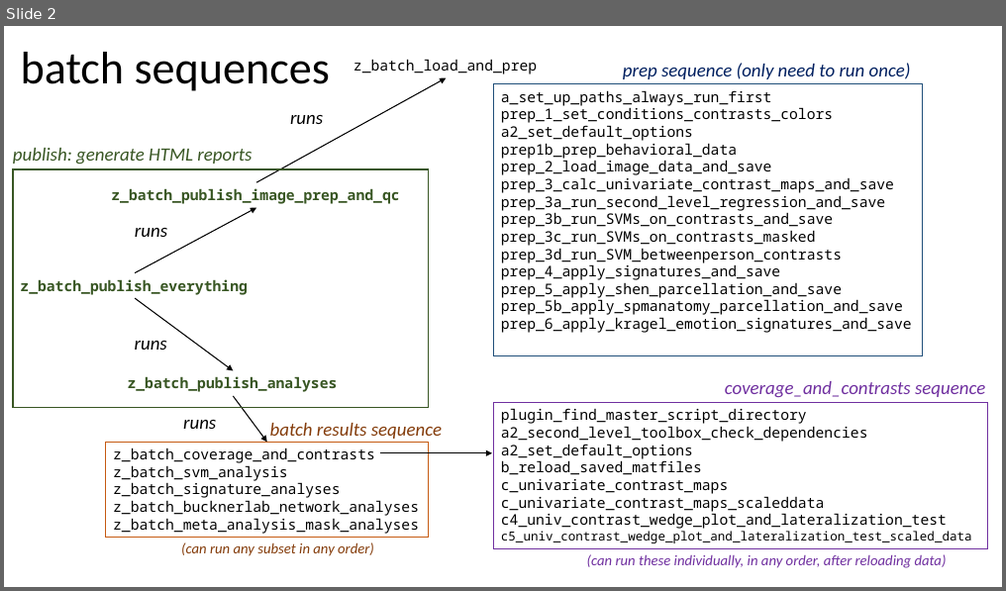
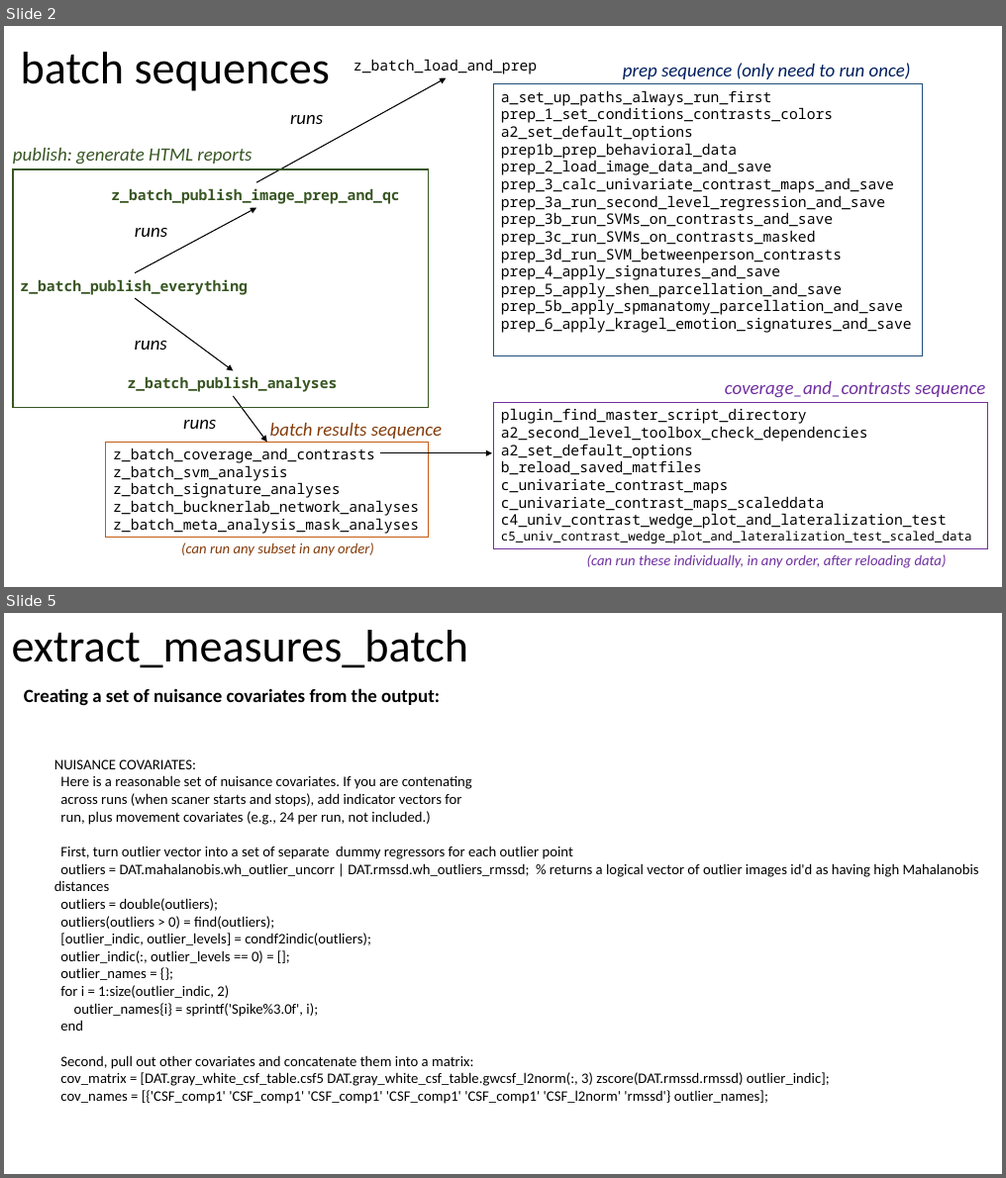
Before and after one commit to canlab/CANlab_help_examples, a slide deck: Second_level_analysis_template_scripts/canlab_second_level_batch_flowcharts.pptx. Shown one above the other, each under a label of ours: slide 2 before the commit, slides 2 and 5 after it; the slides between them are not shown. The pictures are 1006x591 and 1006x1178 pixels, drawn with LibreOffice and Linux fonts; fonts in the diff are those of the drawing. Boxes give left, top, right and bottom in pixels: in the first picture for what was removed or moved away, otherwise in the second. Text is boxed around its words. In the diff, an @@ line names an element or a change of style, - is before the commit and + after.

```diff
--- a/Second_level_analysis_template_scripts/canlab_second_level_batch_flowcharts.pptx
+++ b/Second_level_analysis_template_scripts/canlab_second_level_batch_flowcharts.pptx
@@ slide 5 added at (4,613,1002,1174), background #FFFFFF @@
@@ title added at (12,630,469,668), 44 pt, text #000000 @@
+extract_measures_batch
@@ text added at (24,688,440,706), 18 pt, text #000000, bold @@
+Creating a set of nuisance covariates from the output:
@@ text added at (54,760,979,1104), 14 pt, text #000000 @@
+NUISANCE COVARIATES:
+Here is a reasonable set of nuisance covariates. If you are contenating
+across runs (when scaner starts and stops), add indicator vectors for
+run, plus movement covariates (e.g., 24 per run, not included.)
+First, turn outlier vector into a set of separate dummy regressors for each outlier point
+outliers = DAT.mahalanobis.wh_outlier_uncorr | DAT.rmssd.wh_outliers_rmssd; % returns a logical vector of outlier images id'd as having high Mahalanobis distances
+outliers = double(outliers);
+outliers(outliers > 0) = find(outliers);
+[outlier_indic, outlier_levels] = condf2indic(outliers);
+outlier_indic(:, outlier_levels == 0) = [];
+outlier_names = {};
+for i = 1:size(outlier_indic, 2)
+outlier_names{i} = sprintf('Spike%3.0f', i);
+end
+Second, pull out other covariates and concatenate them into a matrix:
+cov_matrix = [DAT.gray_white_csf_table.csf5 DAT.gray_white_csf_table.gwcsf_l2norm(:, 3) zscore(DAT.rmssd.rmssd) outlier_indic];
+cov_names = [{'CSF_comp1' 'CSF_comp1' 'CSF_comp1' 'CSF_comp1' 'CSF_comp1' 'CSF_l2norm' 'rmssd'} outlier_names];
```
Also in this commit, not shown: 2 other slides added.
